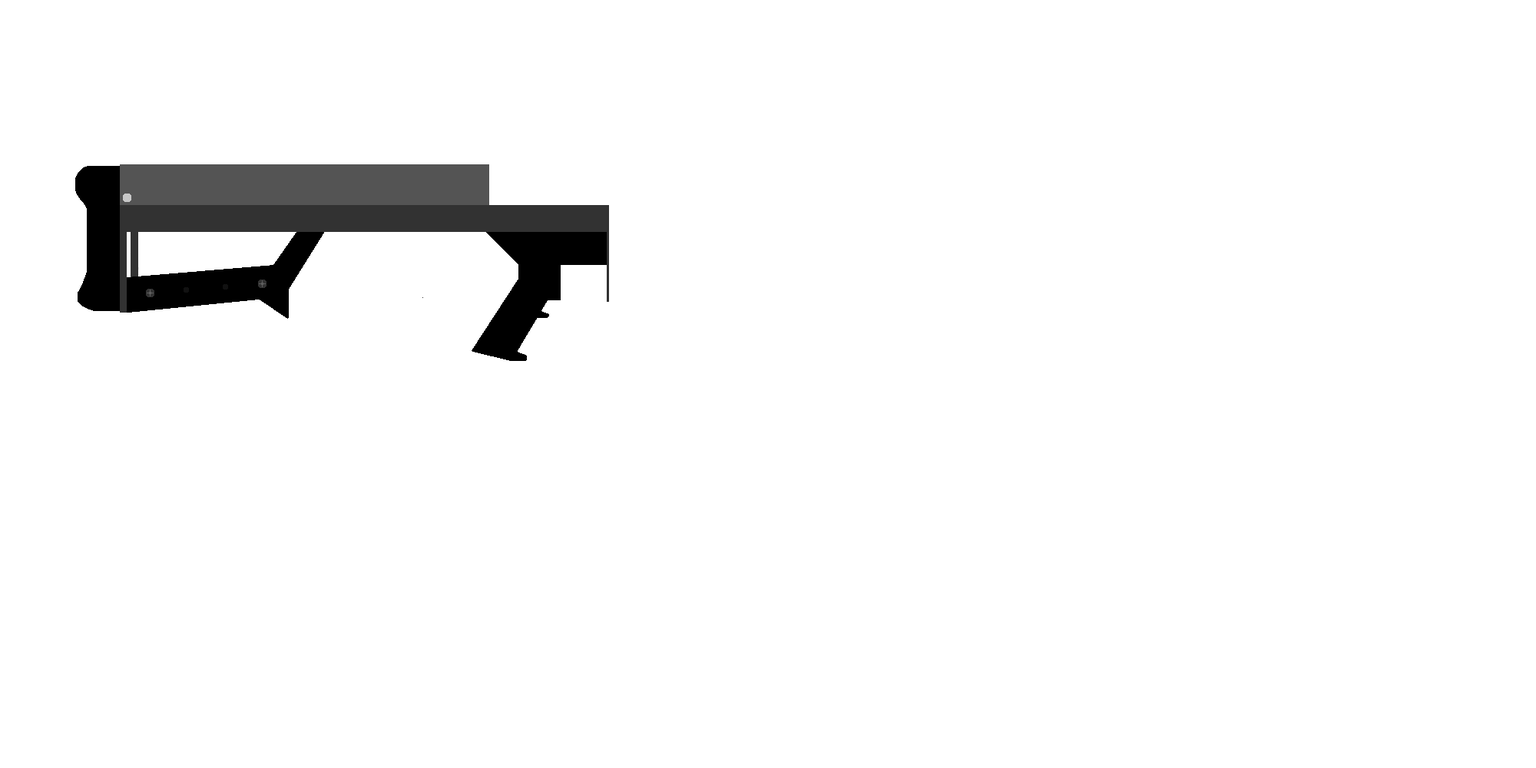
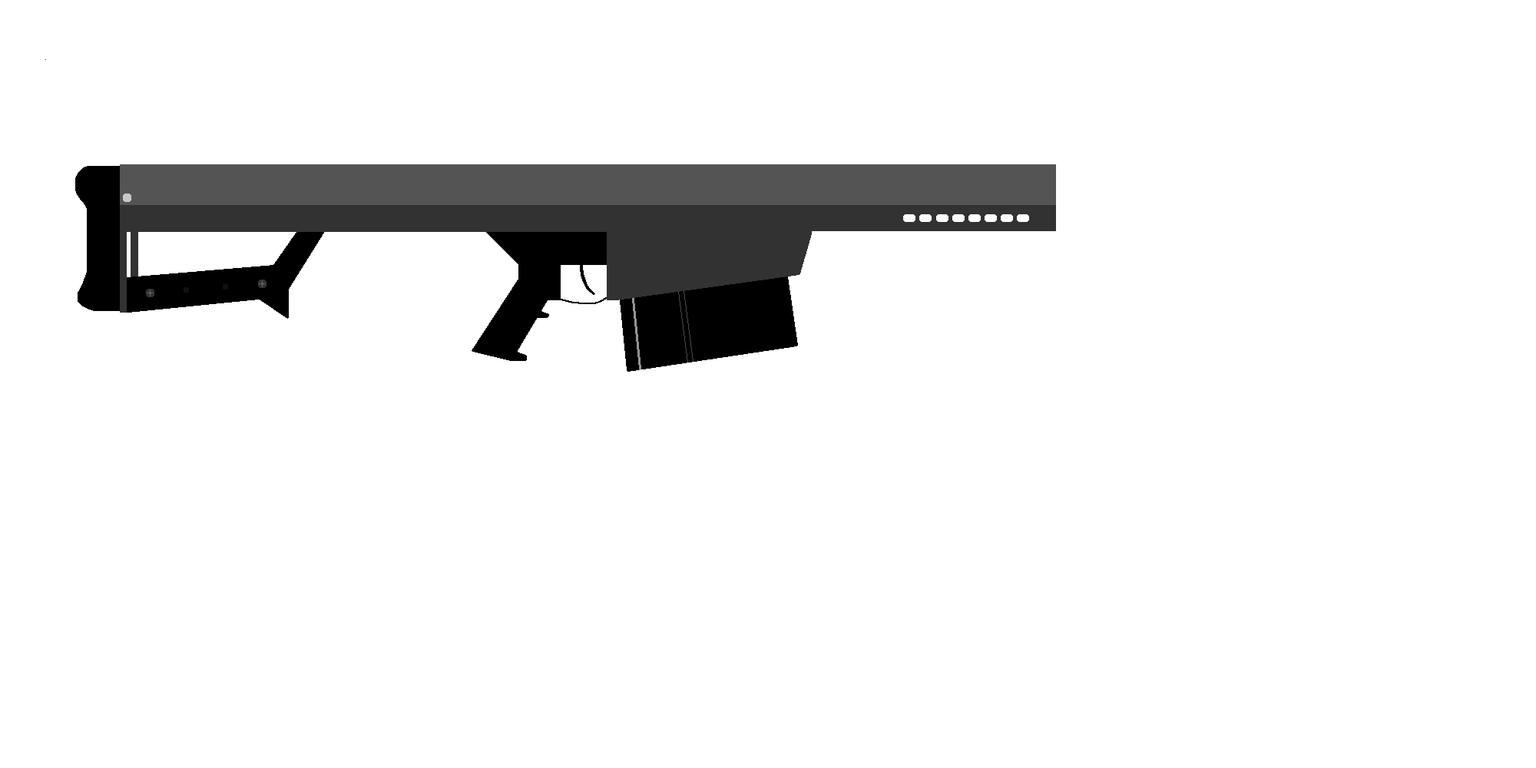
Comparing the layer stacks of the two 1536 × 768 images. Changes:
painted on "Layer" over [45, 59, 1208, 372]
